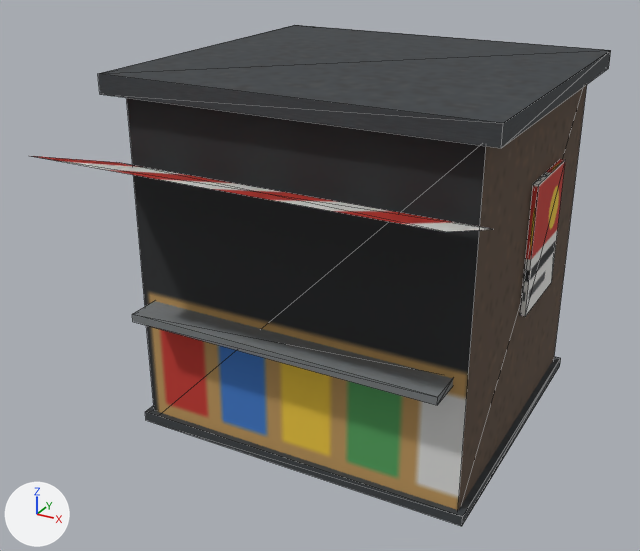
A saved change to the glTF model web/public/models/catalog/kiosk_m2.glb.
Before and after are seen from a 50 mm lens placed at (2.83, -5.93, 3.96), pointed at (-0.15, -0.52, 1.25). The lights are fixed; the arrows at lower left show +X, +Y and +Z. The picture after the commit comes second. Mesh edges are drawn as thin lines. Vertices at exactly the same position are counted once.

In view in the first picture: 'M2'.
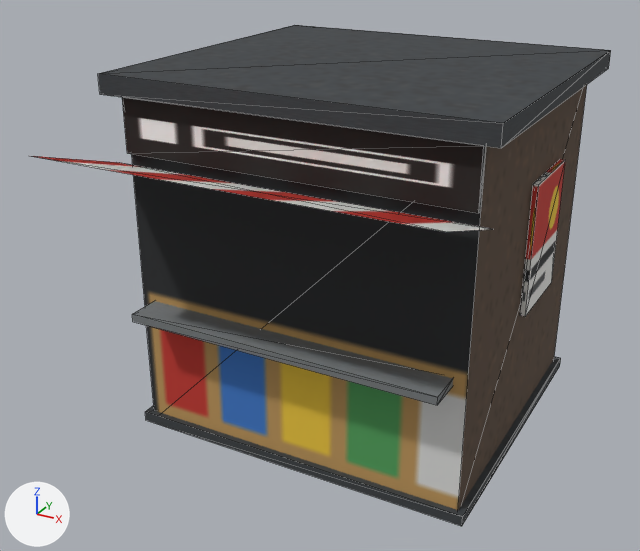
Diff of the bpy script that builds the scene:
```diff
--- a/web/public/models/catalog/kiosk_m2.glb.py
+++ b/web/public/models/catalog/kiosk_m2.glb.py
@@ me_mesh_0 @@
 # used by ob_m2; location = (0.0, 0.0, 0.0)
-me_mesh_0.from_pydata(...)  # 44 vertices, 54 faces; spans x -1.42..1.42, y -2.05..1.33, z 0.0..2.79
+me_mesh_0.from_pydata(...)  # 52 vertices, 64 faces; spans x -1.42..1.42, y -2.05..1.33, z 0.0..2.79
+# me_mesh_0 part 1: the loose piece of 8 vertices spanning x -1.2..1.2, y -1.46..-1.18, z 1.02..1.08 is copied, and the copy is scaled about its middle by (1.08, 0.179, 6.67), then moved by (0.0, 0.1, 1.38); it spans x -1.3..1.3, y -1.25..-1.2, z 2.23..2.63
 me_mesh_0.materials.append(mat_atlas)
```

Location of each change, (x1, y1, x2, y2) in pixels of the pictures (640 x 551 px):
part 1 of me_mesh_0, added: after (122, 97, 486, 213)
